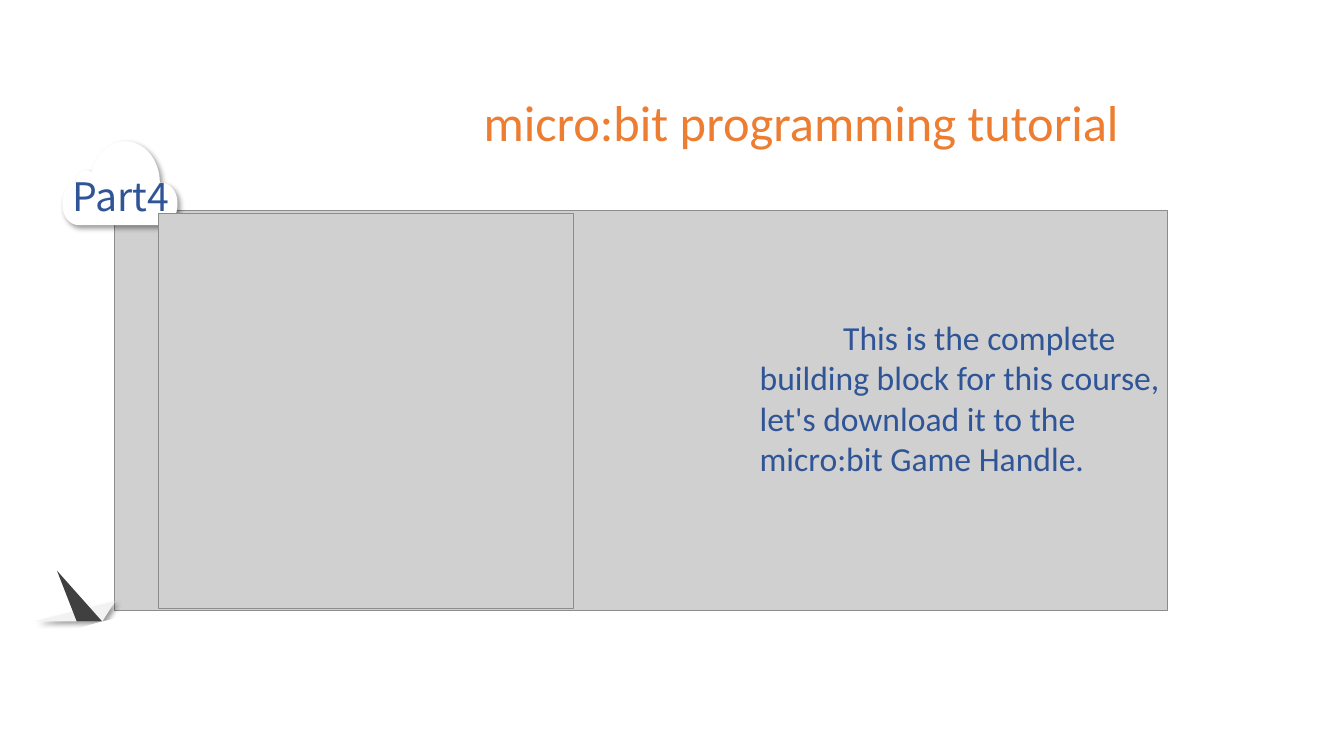
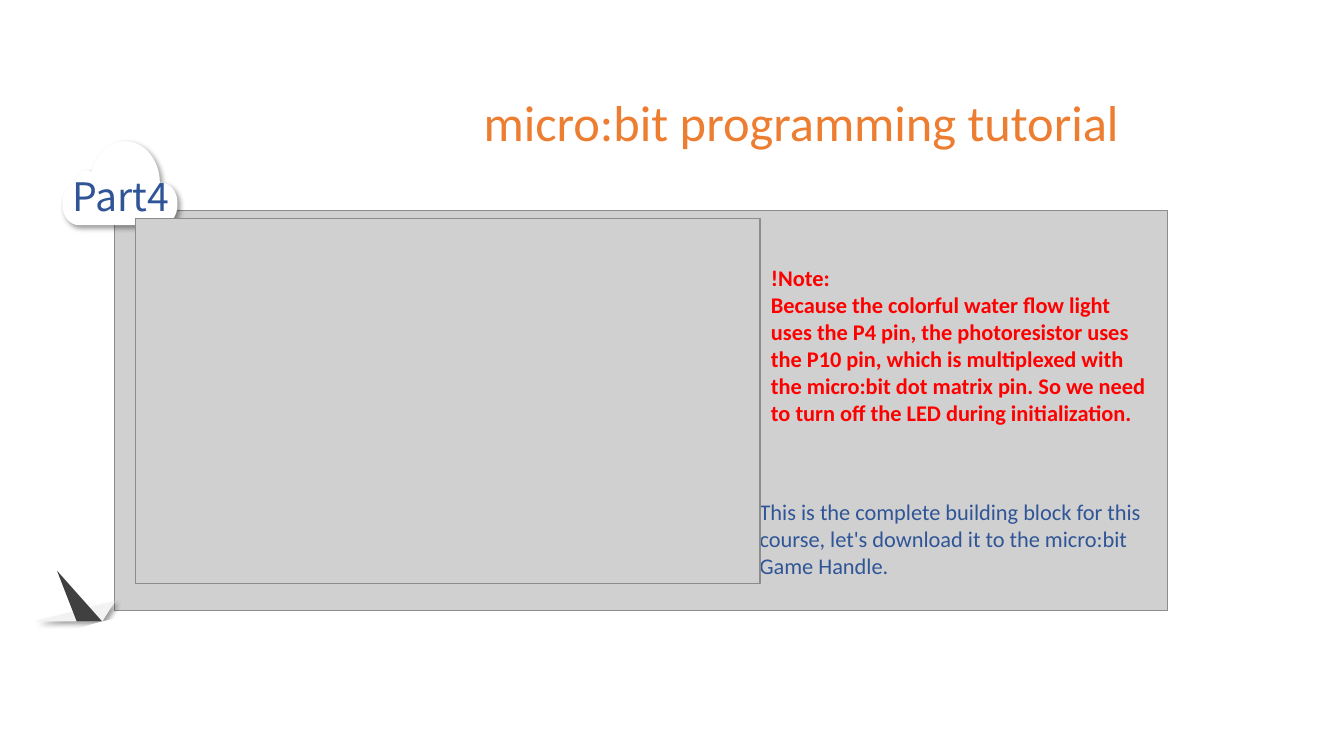
Before and after one commit to YahboomTechnology/Microbit-Game-Handle, a slide deck: slide 15 of 2.Game Handle basic kit course/7.Automatic lighting/7.Automatic lighting.pptx (slide 16 before the commit). Drawn at 1344x756 pixels with LibreOffice and Linux fonts; fonts in the diff are those of the drawing; grey boxes stand for pictures; background and template pictures are left out. Boxes give left, top, right and bottom in pixels: in the first picture for what was removed or moved away, otherwise in the second. Text is boxed around its words. In the diff, an @@ line names an element or a change of style, - is before the commit and + after.

```diff
--- a/2.Game Handle basic kit course/7.Automatic lighting/7.Automatic lighting.pptx
+++ b/2.Game Handle basic kit course/7.Automatic lighting/7.Automatic lighting.pptx
@@ picture: place and size @@
-picture at [158,214,574,608]
+picture at [136,219,761,583]
@@ text added at [771,270,1145,425], 16 pt, text #FF0000, bold @@
+!Note:
+Because the colorful water flow light uses the P4 pin, the photoresistor uses the P10 pin, which is multiplexed with the micro:bit dot matrix pin. So we need to turn off the LED during initialization.
@@ text "This is the complete building ...": place and size @@
-text "This is the complete building ..." at [760,326,1160,471]
+text "This is the complete building ..." at [760,502,1140,580]
@@ text "This is the complete building ..." at [760,502,1140,580]: size 24 to 16 pt @@
```
Also in this commit, not shown: 2 other slides changed, 1 slide removed, 9 other files.
